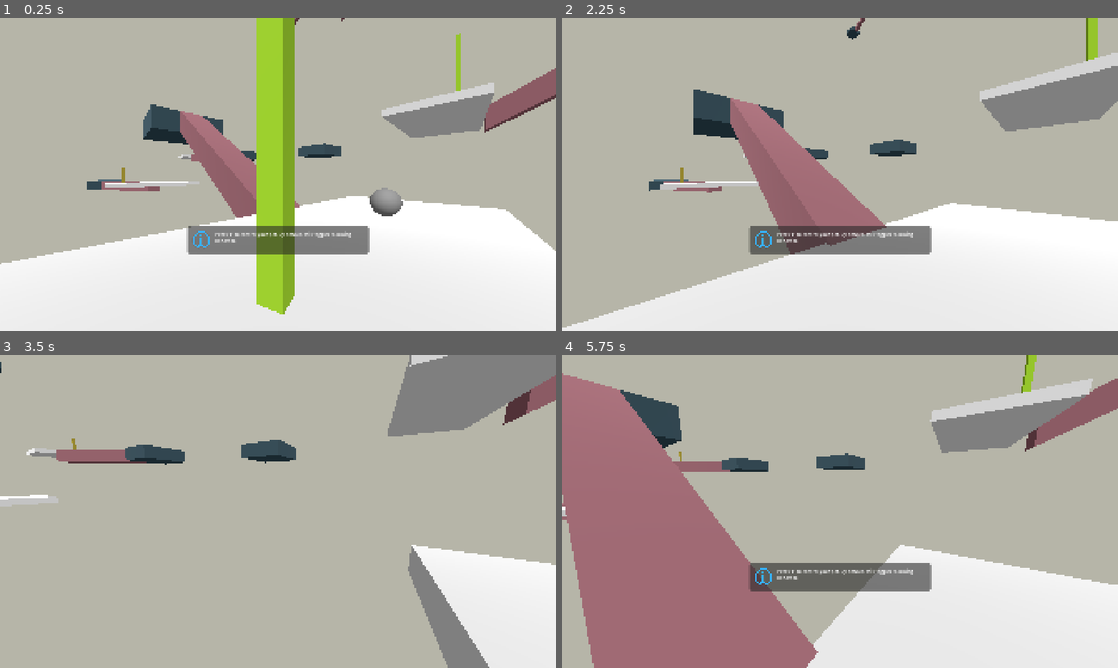
Above: before the commit, frames 1-4 (two rows, left to right).
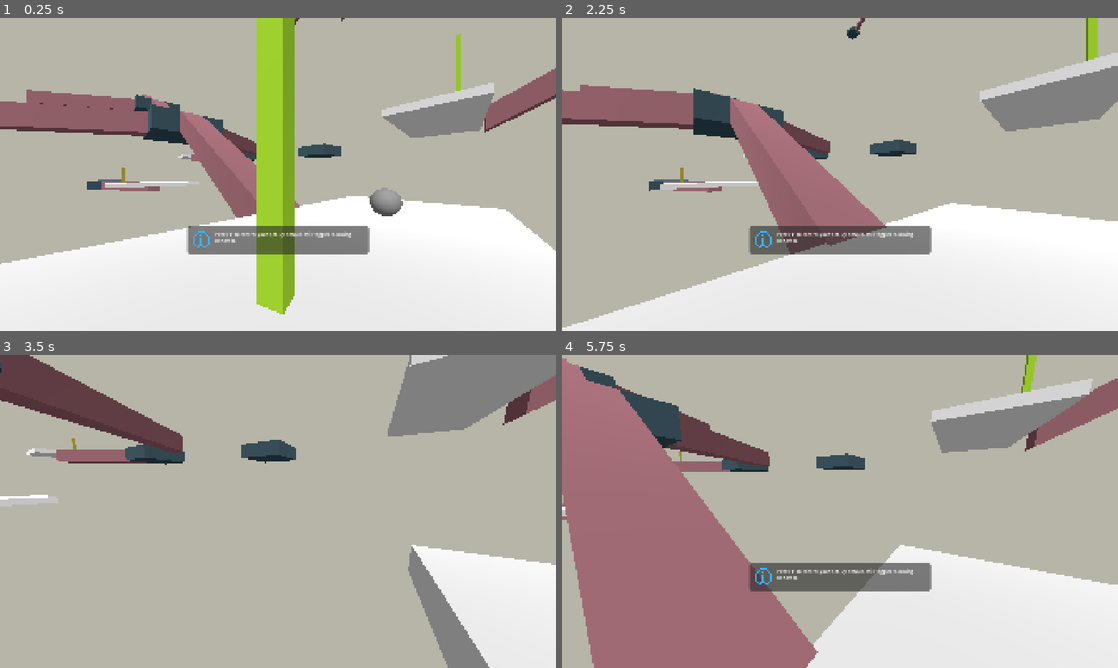
Above: after the commit, the same moments.

Repository: danitheturtle/godly-pets-delivery-service
Game: Godot game, scene res://main.tscn
Two runs of this game, one before a commit and one after it. Both use one fixed random seed, a clock stepped at 60 frames per second and the inputs below.
Inputs (mouse positions are in pixels of both pictures, inside the frame that each line leads up to):
- Up to frame 1 (0.25 s): no input
- Up to frame 2 (2.25 s): tap F (pet_action) at 0.5, 1.25 s; move the mouse to (867, 174) at 0.52 s; press the mouse at (867, 174) at 0.53 s; hold W (forward) 0.53-2 s; tap Space (jump) at 0.77, 1.52 s; move the mouse to (812, 174) at 1.27 s; release the mouse at (812, 174) at 1.28 s; tap L (level_select) at 1.35 s; click "Level 1" at 2 s
- Up to frame 3 (3.5 s): tap F (pet_action) at 2.75, 2.85 s; move the mouse to (289, 505) at 2.77 s; hold W (forward) from 2.78 s (still down)
- Up to frame 4 (5.75 s): keep holding W (forward); move the mouse to (834, 517) at 3.52 s; tap E (rotate_clockwise) at 3.6 s; tap Space (jump) at 3.77, 4.52, 5.27 s; move the mouse to (878, 514) at 4.27 s; tap Q (rotate_counter_clockwise) at 4.35 s; tap R (reset) at 5 s; move the mouse to (795, 508) at 5.02 s; tap X (toggle_cursor) at 5.1 s

The runs differ from the first frame. In frame 1, 3.5% of the frame differs, in the area x 0-47%, y 22-45%; in frame 2, 3.2%; in frame 3, 4.1%, in the area x 0-33%, y 0-32%; in frame 4, 1.8%.

Commit message:
fixed rotation progress bar bug

Diff:
--- a/godot/game_objects/platform/platform.gd
+++ b/godot/game_objects/platform/platform.gd
@@ -140,11 +140,12 @@
                 if nextStair.get_parent() != nextPivot:
                     State.touchedNodes.append(nextStair)
                     nextStair.reparent(nextPivot, true)
-                    # stair can be attached at two points. If topCollider is closer, add 180 deg to this value
+                    # stair can be attached at two points. If topCollider is closer, invert rotation
                     var distToBottomCollider = (global_position - nextStair.bottomCollider.global_position).length_squared()
                     var distToTopCollider = (global_position - nextStair.topCollider.global_position).length_squared()
-                    stairProgressBar.global_rotation_degrees.z = nextStair.global_rotation_degrees.z \
-                        + (180.0 if distToBottomCollider > distToTopCollider else 0.0)
+                    stairProgressBar.global_rotation_degrees.z = nextStair.rotation_degrees.z + nextStair.rotation_degrees.y
+                    if distToBottomCollider >= distToTopCollider:
+                        stairProgressBar.global_rotation_degrees.z *= -1
 
 func disconnect_attached_stair_signals() -> void:
     for nextProgressMesh in pivotProgressBarMeshes:
--- a/godot/worlds/world_1.tscn
+++ b/godot/worlds/world_1.tscn
@@ -656,6 +656,27 @@
 [node name="NavmeshHelper" parent="Level1/Sub1/Static" parent_id_path=PackedInt32Array(713561273) index="1" unique_id=1072783753 instance=ExtResource("4_a02j0")]
 transform = Transform3D(1, 0, 0, 0, 1, 0, 0, 0, 1, 0, -10.25, 25.25)
 
+[node name="RotatingStaircase" parent="Level1/Sub1" parent_id_path=PackedInt32Array(1133198089) index="4" unique_id=2027389206 instance=ExtResource("2_38vaf")]
+transform = Transform3D(-5.2125306e-16, 1.1924881e-08, 1, -1, -4.371139e-08, 0, 4.371139e-08, -1, 1.1924881e-08, -14.625, 0, -5.625)
+
+[node name="@AnimatableBody3D@33170" parent="Level1/Sub1" parent_id_path=PackedInt32Array(1133198089) index="5" unique_id=1430818260 instance=ExtResource("2_38vaf")]
+transform = Transform3D(1, 0, 0, 0, 1, 0, 0, 0, 1, 0, 5.625, -14.625)
+
+[node name="SquarePlatform" parent="Level1/Sub1" parent_id_path=PackedInt32Array(1133198089) index="6" unique_id=137758212 instance=ExtResource("4_fwsfs")]
+transform = Transform3D(1, 0, 0, 0, 1, 0, 0, 0, 1, 0, 11.25, -29.25)
+
+[node name="@AnimatableBody3D@39387" parent="Level1/Sub1" parent_id_path=PackedInt32Array(1133198089) index="7" unique_id=593143603 instance=ExtResource("2_38vaf")]
+transform = Transform3D(1.9106855e-15, 4.371139e-08, -1, 1, -4.371139e-08, 0, -4.371139e-08, -1, -4.371139e-08, 14.625, 0, -5.6249995)
+
+[node name="@AnimatableBody3D@39780" parent="Level1/Sub1" parent_id_path=PackedInt32Array(1133198089) index="8" unique_id=1120170641 instance=ExtResource("2_38vaf")]
+transform = Transform3D(-5.2125306e-16, -1.1924881e-08, 1, 1, -4.371139e-08, 0, 4.371139e-08, 1, 1.1924881e-08, 14.625, 11.25, -34.875)
+
+[node name="@AnimatableBody3D@40173" parent="Level1/Sub1" parent_id_path=PackedInt32Array(1133198089) index="9" unique_id=1234200549 instance=ExtResource("2_38vaf")]
+transform = Transform3D(1, 8.742278e-08, 8.742278e-08, 8.742278e-08, -1, 0, 8.742278e-08, 7.642742e-15, -1, -1.2785581e-06, 16.875, -43.875)
+
+[node name="@AnimatableBody3D@40566" parent="Level1/Sub1" parent_id_path=PackedInt32Array(1133198089) index="10" unique_id=476101402 instance=ExtResource("2_38vaf")]
+transform = Transform3D(1.9106855e-15, -4.371139e-08, -1, -1, -4.371139e-08, 0, -4.371139e-08, 1, -4.371139e-08, -14.625, 11.25, -34.875)
+
 [node name="Sub2" type="Node3D" parent="Level1" parent_id_path=PackedInt32Array(82572587) index="1" unique_id=1316250205]
 transform = Transform3D(1, 0, 0, 0, 1, 0, 0, 0, 1, -11.25, -11.25, -58.5)
 
@@ -998,21 +1019,21 @@
 transform = Transform3D(1, 0, 0, 0, 1, 0, 0, 0, 1, -0.0741272, 1.5, -5.3447876)
 shape = SubResource("BoxShape3D_ajhgj")
 
-[node name="Platform" parent="Level3/Sub1" index="1" unique_id=322832196 instance=ExtResource("4_fwsfs")]
-
-[node name="PopupForArea" parent="Level3/Sub1/Platform/ActorDetector" parent_id_path=PackedInt32Array(322832196, 162572149) index="1" unique_id=1969281209 instance=ExtResource("3_2x05o")]
+[node name="Platform" parent="Level3/Sub1" index="1" unique_id=562984273 instance=ExtResource("4_fwsfs")]
+
+[node name="PopupForArea" parent="Level3/Sub1/Platform/ActorDetector" parent_id_path=PackedInt32Array(562984273, 162572149) index="1" unique_id=1969281209 instance=ExtResource("3_2x05o")]
 popupText = "You and your pet can activate Buttons. Buttons toggle things like Force Fields which block player and pet movement. Force Fields do not collide with Stairs."
 
-[node name="ProgressBar" parent="Level3/Sub1/Platform/Pivots/zNegPivot" parent_id_path=PackedInt32Array(322832196, 1204731783) index="1" unique_id=1058085514]
+[node name="ProgressBar" parent="Level3/Sub1/Platform/Pivots/zNegPivot" parent_id_path=PackedInt32Array(562984273, 1204731783) index="1" unique_id=1058085514]
 surface_material_override/0 = SubResource("StandardMaterial3D_56def")
 
-[node name="ProgressBar" parent="Level3/Sub1/Platform/Pivots/xPosPivot" parent_id_path=PackedInt32Array(322832196, 1400685562) index="1" unique_id=671366020]
+[node name="ProgressBar" parent="Level3/Sub1/Platform/Pivots/xPosPivot" parent_id_path=PackedInt32Array(562984273, 1400685562) index="1" unique_id=671366020]
 surface_material_override/0 = SubResource("StandardMaterial3D_56def")
 
-[node name="ProgressBar" parent="Level3/Sub1/Platform/Pivots/zPosPivot" parent_id_path=PackedInt32Array(322832196, 570565777) index="1" unique_id=2127774179]
+[node name="ProgressBar" parent="Level3/Sub1/Platform/Pivots/zPosPivot" parent_id_path=PackedInt32Array(562984273, 570565777) index="1" unique_id=2127774179]
 surface_material_override/0 = SubResource("StandardMaterial3D_56def")
 
-[node name="ProgressBar" parent="Level3/Sub1/Platform/Pivots/xNegPivot" parent_id_path=PackedInt32Array(322832196, 2032389142) index="1" unique_id=146738279]
+[node name="ProgressBar" parent="Level3/Sub1/Platform/Pivots/xNegPivot" parent_id_path=PackedInt32Array(562984273, 2032389142) index="1" unique_id=146738279]
 surface_material_override/0 = SubResource("StandardMaterial3D_56def")
 
 [node name="RotationProgressBar" parent="Level3/Sub1/Platform" index="7" unique_id=709336466]
